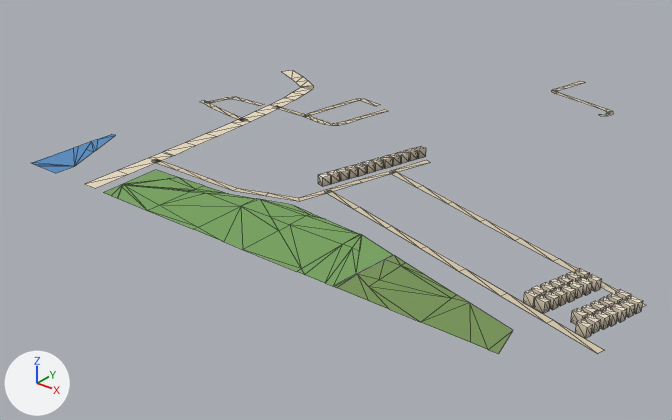
An edit to the glTF model public/assets/bengaluru-region-v1/tiles/t42_5-l1.glb, drawn before and after from the same camera.
Rendered twice from a 50 mm camera at (21662.0, 2090.0, 312.0) aimed at (21195.0, 2673.0, -50.0). The lights are fixed; the arrows at lower left show +X, +Y and +Z. The first picture is the older version. Mesh edges are drawn as thin lines.

Names of what the first picture shows: 'building', 'ground', 'water'.
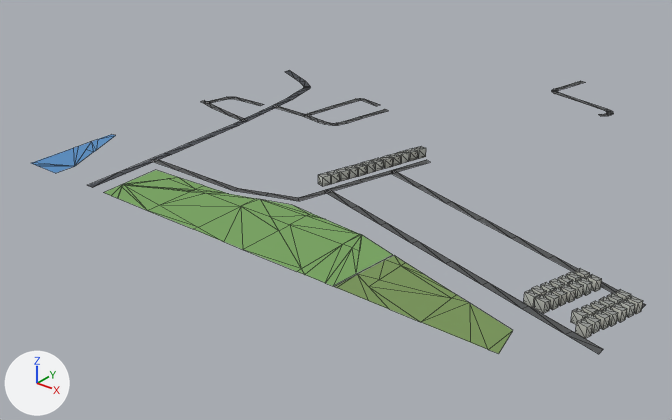
Boxes (x1, y1, x2, y2) around the edits, measured in the pictures (672 x 420 px; the box of a moved part takes in the faces that stretch with it):
'ground', reshaped: before (84, 70, 647, 354); after (87, 70, 645, 354)
part 1 of me_building, recoloured: (318, 146, 643, 339) in both
part 2 of me_ground, rebuilt: before (84, 70, 313, 189); after (87, 70, 310, 188)
part 3 of me_ground, moved or reshaped: before (327, 172, 647, 353); after (326, 171, 645, 354)
part 4 of me_ground, moved or reshaped: (360, 98, 380, 106) in both
part 5 of me_ground, reshaped: (562, 81, 584, 88) in both
part 6 of me_ground, recoloured: before (154, 87, 614, 323); after (154, 87, 614, 308)

What changed in the scene script:
```text
Change me_building:
    used by ob_building; location = (21000.0, 2500.0, 0.0)
    remove me_building.from_pydata(...)  # 312 vertices, 390 faces; spans x 219.0..500.0, y 47.0..225.0, z 0.0..8.0
    add me_building.from_pydata(...)  # 312 vertices, 468 faces; spans x 219.0..500.0, y 47.0..225.0, z 0.0..8.0
    me_building part 1: 390 kept faces spanning x 219.0..500.0, y 47.0..225.0, z 0.0..8.0 get new vertex colours
    edits to the shape of me_building do not show in these pictures
Change me_ground:
    used by ob_ground; location = (21000.0, 2500.0, 0.0)
    verts and faces of me_ground; kept vertices keep their numbers, new ones are numbered from 251
    before: 177 (118.0, 308.0, 1.0) at pixel (359, 98), 178 (123.0, 303.0, 1.0) at pixel (360, 100), 179 (123.0, 310.0, 1.0) at pixel (364, 98), 180 (122.0, 304.0, 1.0) at pixel (360, 100)
    before: 207 (261.0, 470.0, 1.0) at pixel (561, 86), 208 (267.0, 468.0, 1.0) at pixel (566, 88), 209 (268.0, 501.0, 1.0) at pixel (580, 80), 210 (274.0, 499.0, 1.0) at pixel (585, 82)
    remove me_ground.from_pydata(...)  # 251 vertices, 253 faces; spans x -3.0..501.0, y 0.0..501.0, z 1.0
    add me_ground.from_pydata(...)  # 257 vertices, 259 faces; spans x 0.0..500.0, y 0.0..500.0, z 1.0
    me_ground part 2: the loose piece of 40 vertices spanning x -3.0..87.0, y 0.0..337.0, z 1.0 is rebuilt with 40 vertices and now spans x 0.0..83.0, y 0.0..335.0, z 1.0
    me_ground part 3
    4 vertices are removed from x 499.0..501.0, y 36.0..105.0, z 1.0
    4 faces are deleted
    3 vertices in x 272.0..395.0, y 99.0..137.0, z 1.0 move by (-4.0, 1.0, 0.0)
    21 vertices move from x 273.0..466.0, y 46.0..169.0, z 1.0 to x 270.0..460.0, y 52.0..169.0, z 1.0
    8 vertices are added at x 476.0..500.0, y 35.0..107.0, z 1.0
    8 new faces join them
    me_ground part 4
    add delete_faces([(177, 180, 178)])
    add verts[180] = (123.0, 304.0, 1.0)  # moved, pixel (361, 100)
    add verts[179] = (122.0, 310.0, 1.0)  # moved, pixel (364, 98)
    add faces += [(177, 178, 180)]
    me_ground part 5
    add delete_vertices([209, 210])  # with the faces that use them
    add verts[259] = (272.0, 491.0, 1.0)  # pixel (580, 83)
    add verts[260] = (266.0, 492.0, 1.0)  # pixel (575, 82)
    add verts[261] = (268.0, 500.0, 1.0)  # pixel (580, 80)
    add verts[262] = (274.0, 500.0, 1.0)  # pixel (585, 82)
    add faces += [(207, 208, 259), (207, 259, 260), (259, 261, 260), (259, 262, 261)]
    me_ground part 6: 118 kept faces spanning x 0.0..460.0, y 52.0..470.0, z 1.0 get new vertex colours; the middle colour goes from beige #d7c9ae to dark grey #535556
```
